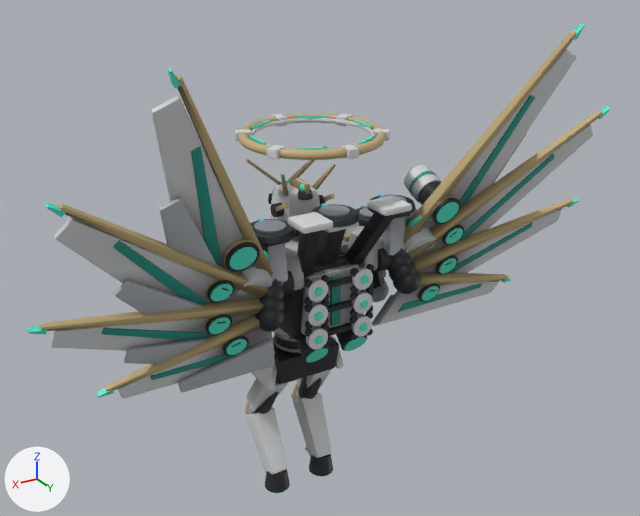
Before and after pictures for a commit that changed the glTF model assets/vehicles/ex_seraph_11.glb.
Both versions are drawn from a 50 mm lens placed at (10.98, 19.47, 13.33), pointed at (-0.25, 0.75, 3.97). Every picture has the same lights, and +X, +Y and +Z are marked at lower left. The picture after the commit comes second. Where no turn or scale is listed for an object, it has been applied to the vertices. Vertices at exactly the same position are counted once.

The scene before the commit, as lines of its bpy script (objects in view):
```python
me_mesh_0 = bpy.data.meshes.new('Mesh_0')
me_mesh_0.from_pydata(...)  # 11490 vertices, 22228 faces; spans x 2.6..9.01, y -5.72..0.0, z 0.0..10.24
# faces by material slot: [8780, 5356, 4028, 2792, 948, 216, 108]
me_mesh_0.materials.append(mat_dark)
me_mesh_0.materials.append(mat_hull)
me_mesh_0.materials.append(mat_trim)
me_mesh_0.materials.append(mat_chrome)
me_mesh_0.materials.append(mat_glow)
me_mesh_0.materials.append(mat_lamp)
me_mesh_0.materials.append(mat_glass)
me_mesh_1 = bpy.data.meshes.new('Mesh_1')
me_mesh_1.from_pydata(...)  # 1056 vertices, 2064 faces; spans x 3.95..7.66, y -4.96..-1.09, z 3.49..3.74
# faces by material slot: [768, 1224, 72]
me_mesh_1.materials.append(mat_trim)
me_mesh_1.materials.append(mat_hull)
me_mesh_1.materials.append(mat_glow)
me_mesh_7 = bpy.data.meshes.new('Mesh_7')
me_mesh_7.from_pydata(...)  # 1056 vertices, 2060 faces; spans x 0.37..6.19, y -3.88..-1.28, z 2.18..7.44
# faces by material slot: [416, 736, 568, 72, 268]
me_mesh_7.materials.append(mat_dark)
me_mesh_7.materials.append(mat_trim)
me_mesh_7.materials.append(mat_hull)
me_mesh_7.materials.append(mat_glow)
me_mesh_7.materials.append(mat_chrome)
ob_mesh_0 = bpy.data.objects.new('Mesh_0', me_mesh_0)
ob_mesh_0.location = (-5.8, 3.03, -3.61)
ob_mesh_1 = bpy.data.objects.new('Mesh_1', me_mesh_1)
ob_mesh_1.location = (-5.8, 3.82, 3.78)
ob_mesh_7 = bpy.data.objects.new('Mesh_7', me_mesh_7)
ob_mesh_7.location = (-7.74, 5.01, 0.37)
# also in view: 'Mesh_5' at (3.97, 1.72, 2.78); 'Mesh_2' at (3.43, 2.83, 6.78); 'Mesh_9' at (-3.97, 1.72, 2.84); 'Mesh_6' at (-3.43, 2.83, 6.81); 'Mesh_4' at (4.71, 1.81, 3.36)
```
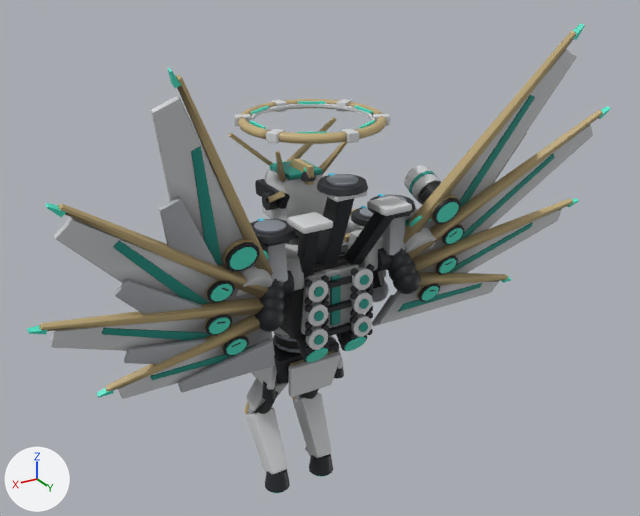
Changed parts and their boxes [x1, y1, x2, y2] in the pictures (640 x 516 px; the box of a moved part takes in the faces that stretch with it):
```json
{"object": "Mesh_0", "change": "reshaped", "before": [236, 146, 436, 493], "after": [229, 117, 436, 493], "on screen": "8% taller"}
{"object": "Mesh_1", "change": "moved", "before": [234, 113, 390, 160], "after": [234, 99, 390, 144]}
{"part": 1, "of": "me_mesh_0", "change": "added", "after": [316, 197, 354, 267]}
{"part": 2, "of": "me_mesh_0", "change": "moved or reshaped", "before": [311, 204, 359, 227], "after": [317, 174, 368, 196]}
{"part": 3, "of": "me_mesh_0", "change": "moved or reshaped", "before": [270, 183, 320, 230], "after": [262, 169, 327, 221]}
{"part": 4, "of": "me_mesh_0", "change": "moved or reshaped", "before": [324, 222, 359, 233], "after": [318, 191, 368, 202]}
{"part": 5, "of": "me_mesh_0", "change": "added", "after": [314, 286, 324, 297]}
{"part": 6, "of": "me_mesh_0", "change": "added", "after": [314, 311, 324, 321]}
{"part": 7, "of": "me_mesh_0", "change": "added", "after": [314, 335, 324, 345]}
{"part": 8, "of": "me_mesh_0", "change": "added", "after": [360, 275, 369, 285]}
{"part": 9, "of": "me_mesh_0", "change": "added", "after": [359, 299, 369, 309]}
{"part": 10, "of": "me_mesh_0", "change": "added", "after": [359, 322, 368, 332]}
{"part": 11, "of": "me_mesh_0", "change": "moved or reshaped", "before": [319, 205, 350, 217], "after": [326, 174, 358, 186]}
{"part": 12, "of": "me_mesh_0", "change": "deleted", "before": [268, 178, 369, 344]}
{"part": 13, "of": "me_mesh_0", "change": "moved or reshaped", "before": [236, 146, 436, 414], "after": [229, 117, 436, 414]}
{"part": 14, "of": "me_mesh_0", "change": "edited", "before": [247, 195, 410, 474], "after": [247, 195, 410, 474], "on screen": "looks the same"}
```

Scene script edits in JSON lines:
```json
{"block": "me_mesh_0", "where": "# used by ob_mesh_0; location = (-5.8, 3.03, -3.61)"}
{"op": "remove", "block": "me_mesh_0", "code": "me_mesh_0.from_pydata(...)  # 11490 vertices, 22228 faces; spans x 2.6..9.01, y -5.72..0.0, z 0.0..10.24"}
{"op": "add", "block": "me_mesh_0", "code": "me_mesh_0.from_pydata(...)  # 11138 vertices, 21496 faces; spans x 2.6..9.01, y -5.71..0.0, z 0.0..10.94"}
{"block": "me_mesh_0", "change": "me_mesh_0 part 1: the loose piece of 68 vertices spanning x 4.5..5.24, y -1.55..-0.25, z 7.65..9.54 is copied, and the copy is multiplied about its middle by the matrix ((1.191, 0.126, 0.217), (-0.084, 1.412, -0.358), (-0.22, 0.061, 1.172)), then moved by (0.93, -0.31, 0.27); it spans x 5.58..6.03, y -1.85..-0.56, z 7.72..10.02"}
{"block": "me_mesh_0", "change": "me_mesh_0 part 2: the loose piece of 120 vertices spanning x 5.18..6.43, y -1.78..-0.54, z 9.12..9.3 is moved by (0.0, 0.36, 0.91)"}
{"block": "me_mesh_0", "change": "me_mesh_0 part 3: the loose piece of 56 vertices spanning x 5.26..6.35, y -3.7..-2.53, z 8.37..9.42 is scaled about its middle by 1.3, then moved by (0.0, -0.03, 0.3)"}
{"block": "me_mesh_0", "change": "me_mesh_0 part 4: the loose piece of 56 vertices spanning x 5.35..6.26, y -1.62..-0.71, z 8.96..9.12 is moved by (0.0, 0.36, 0.91)"}
{"block": "me_mesh_0", "change": "me_mesh_0 part 5: a new loose piece, a 10-sided cylinder along y spanning x 6.357..6.616, y -0.785..-0.739, z 7.301..7.573, in mat_trim"}
{"block": "me_mesh_0", "change": "me_mesh_0 part 6: a new loose piece, a 10-sided cylinder along y spanning x 6.357..6.616, y -0.785..-0.739, z 6.618..6.891, in mat_trim"}
{"block": "me_mesh_0", "change": "me_mesh_0 part 7: a new loose piece, a 10-sided cylinder along y spanning x 6.357..6.616, y -0.785..-0.739, z 5.936..6.208, in mat_trim"}
{"block": "me_mesh_0", "change": "me_mesh_0 part 8: a new loose piece, a 10-sided cylinder along y spanning x 4.992..5.251, y -0.785..-0.739, z 7.301..7.573, in mat_trim"}
{"block": "me_mesh_0", "change": "me_mesh_0 part 9: a new loose piece, a 10-sided cylinder along y spanning x 4.992..5.251, y -0.785..-0.739, z 6.618..6.891, in mat_trim"}
{"block": "me_mesh_0", "change": "me_mesh_0 part 10: a new loose piece, a 10-sided cylinder along y spanning x 4.992..5.251, y -0.785..-0.739, z 5.936..6.208, in mat_trim"}
{"block": "me_mesh_0", "change": "me_mesh_0 part 11: the loose piece of 96 vertices spanning x 5.41..6.19, y -1.55..-0.77, z 9.13..9.35 is moved by (0.0, 0.36, 0.91)"}
{"block": "me_mesh_0", "change": "me_mesh_0 part 12: 15 loose pieces with 668 vertices, spanning x 5.01..6.59, y -3.8..-0.74, z 5.96..9.66, are deleted"}
{"block": "me_mesh_0", "change": "me_mesh_0 part 13: 127 vertices moved within x 2.74..8.96, y -4.28..-0.79, z 2.12..8.86; 3541 vertices removed from x 2.85..8.76, y -4.28..-0.53, z 2.06..10.24; 3761 vertices added at x 2.86..8.75, y -4.29..-0.54, z 2.05..10.94"}
{"block": "me_mesh_0", "change": "me_mesh_0 part 14: 2518 kept faces spanning x 2.6..9.01, y -5.07..-0.02, z 0.41..9.58 get new vertex colours"}
{"block": "me_mesh_0", "change": "other edits to the shape of me_mesh_0 do not show in these pictures"}
{"op": "set", "path": "ob_mesh_1.location", "old": "(-5.8, 3.82, 3.78)", "new": "(-5.8, 3.82, 4.17)"}
```
